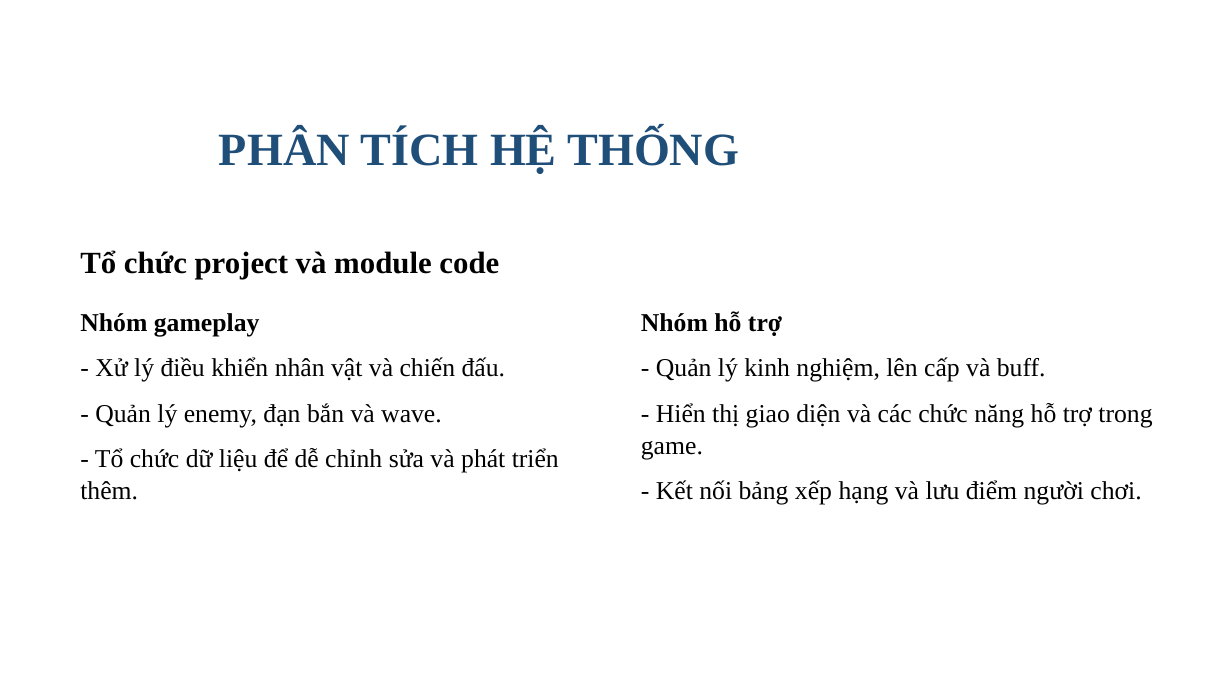
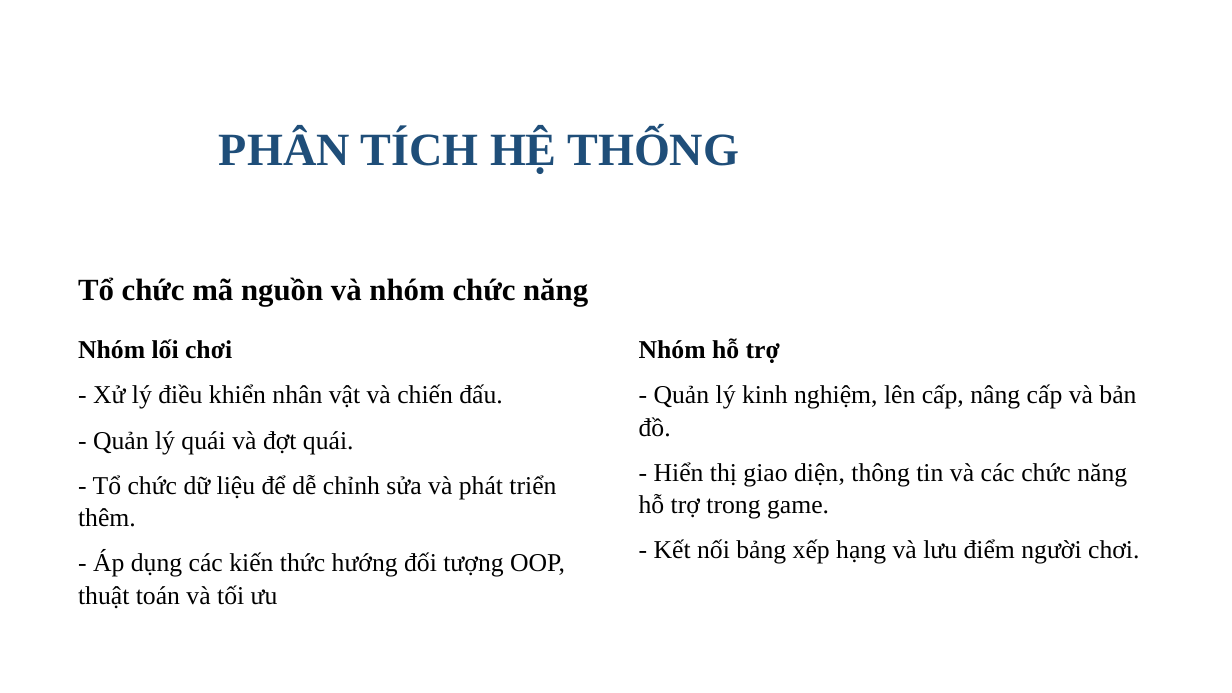
Before and after one commit to yuiai03/Roguelike_Project, a slide deck: slide 9 of output/ppt/ThaiVanHao-2121051075-DATHKT-fixed.pptx. Drawn at 1232x693 pixels with LibreOffice and Linux fonts; fonts in the diff are those of the drawing; background and template pictures are left out. Boxes give left, top, right and bottom in pixels: in the first picture for what was removed or moved away, otherwise in the second. Text is boxed around its words. In the diff, an @@ line names an element or a change of style, - is before the commit and + after.

```diff
--- a/output/ppt/ThaiVanHao-2121051075-DATHKT-fixed.pptx
+++ b/output/ppt/ThaiVanHao-2121051075-DATHKT-fixed.pptx
@@ text at box(78, 277, 588, 306): text changed @@
-Tổ chức project và module code
+Tổ chức mã nguồn và nhóm chức năng
@@ text "Nhóm lối chơi": place and size @@
-text "Nhóm lối chơi" at box(80, 313, 559, 500)
+text "Nhóm lối chơi" at box(78, 339, 565, 608)
@@ text at box(78, 339, 232, 359): text changed @@
-Nhóm gameplay
+Nhóm lối chơi
@@ text "Nhóm hỗ trợ": place and size @@
-text "Nhóm hỗ trợ" at box(641, 311, 1152, 505)
+text "Nhóm hỗ trợ" at box(639, 338, 1139, 564)
@@ text at box(639, 384, 1136, 519): text changed @@
-- Quản lý kinh nghiệm, lên cấp và buff.
-- Hiển thị giao diện và các chức năng hỗ trợ trong game.
+- Quản lý kinh nghiệm, lên cấp, nâng cấp và bản đồ.
+- Hiển thị giao diện, thông tin và các chức năng hỗ trợ trong game.
@@ text at box(93, 431, 354, 454): text changed @@
-- Quản lý enemy, đạn bắn và wave.
+- Quản lý quái và đợt quái.
@@ text at box(78, 551, 565, 608): paragraph added @@
+- Áp dụng các kiến thức hướng đối tượng OOP, thuật toán và tối ưu
```
Also in this commit, not shown: 15 other slides changed, 2 slides added, 19 other files.
